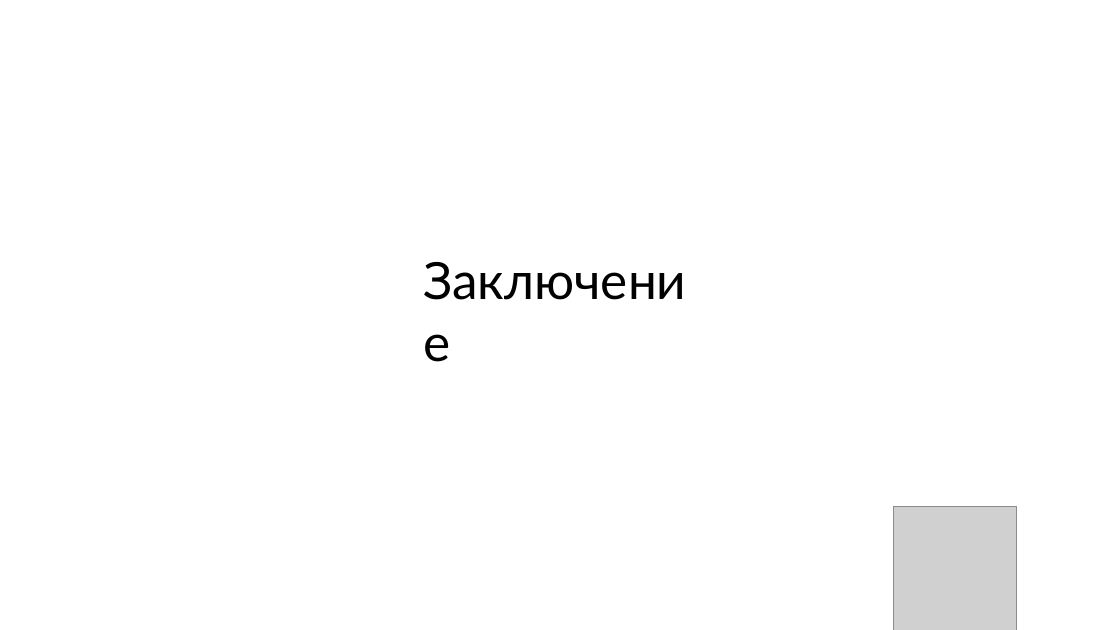
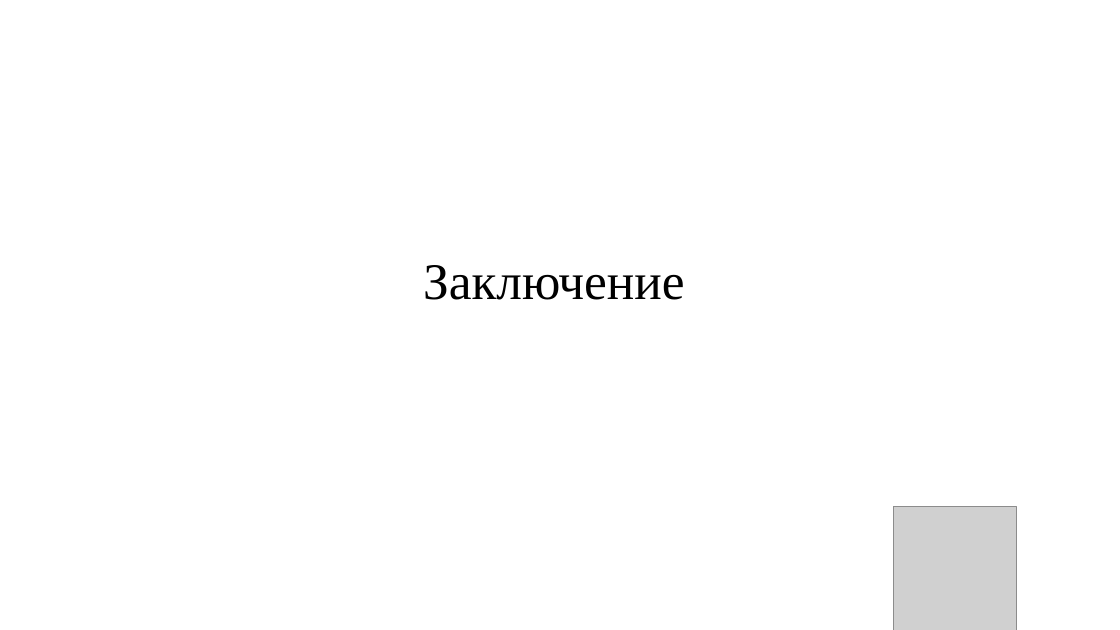
Before and after one commit to Danildanil228/diplomfiles, a slide deck: slide 30 of Презентация.pptx (slide 27 before the commit). Drawn at 1120x630 pixels with LibreOffice and Linux fonts; fonts in the diff are those of the drawing; grey boxes stand for pictures; background and template pictures are left out. Boxes give left, top, right and bottom in pixels: in the first picture for what was removed or moved away, otherwise in the second. Text is boxed around its words. In the diff, an @@ line names an element or a change of style, - is before the commit and + after.

```diff
--- a/Презентация.pptx
+++ b/Презентация.pptx
@@ text "Заключение" at <box>423,265,685,300</box>: font Lato to Times New Roman @@
```
Also in this commit, not shown: 12 other slides changed, 15 slides added, 12 slides removed.
